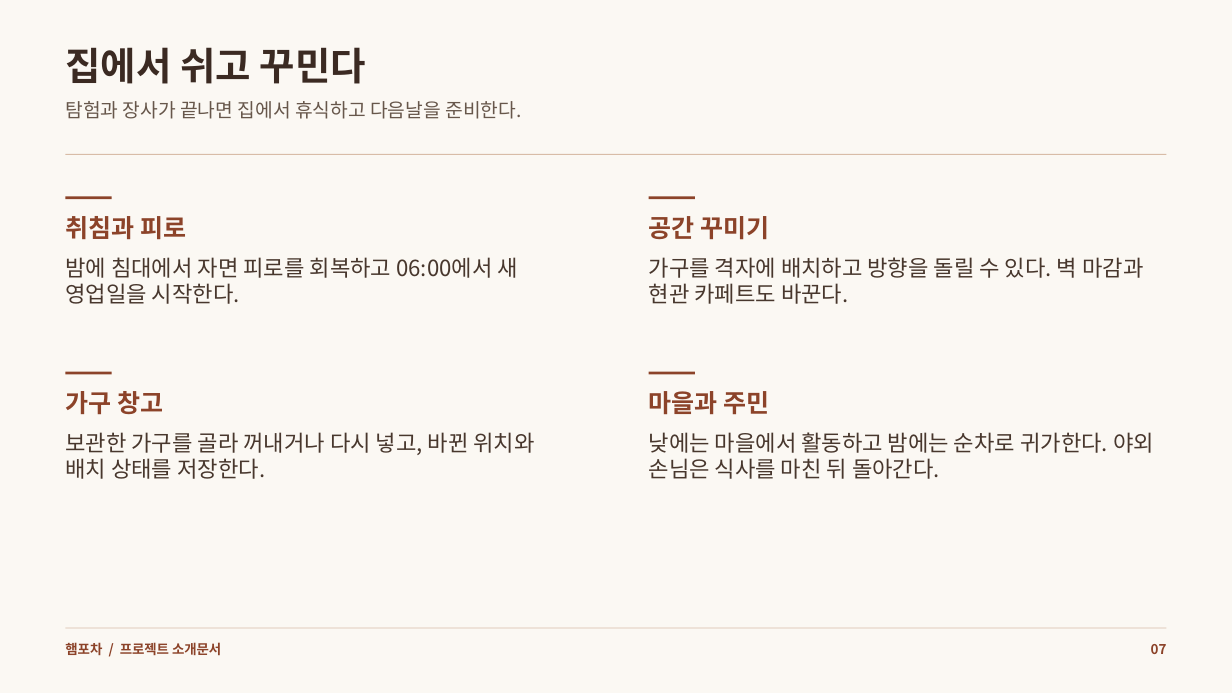
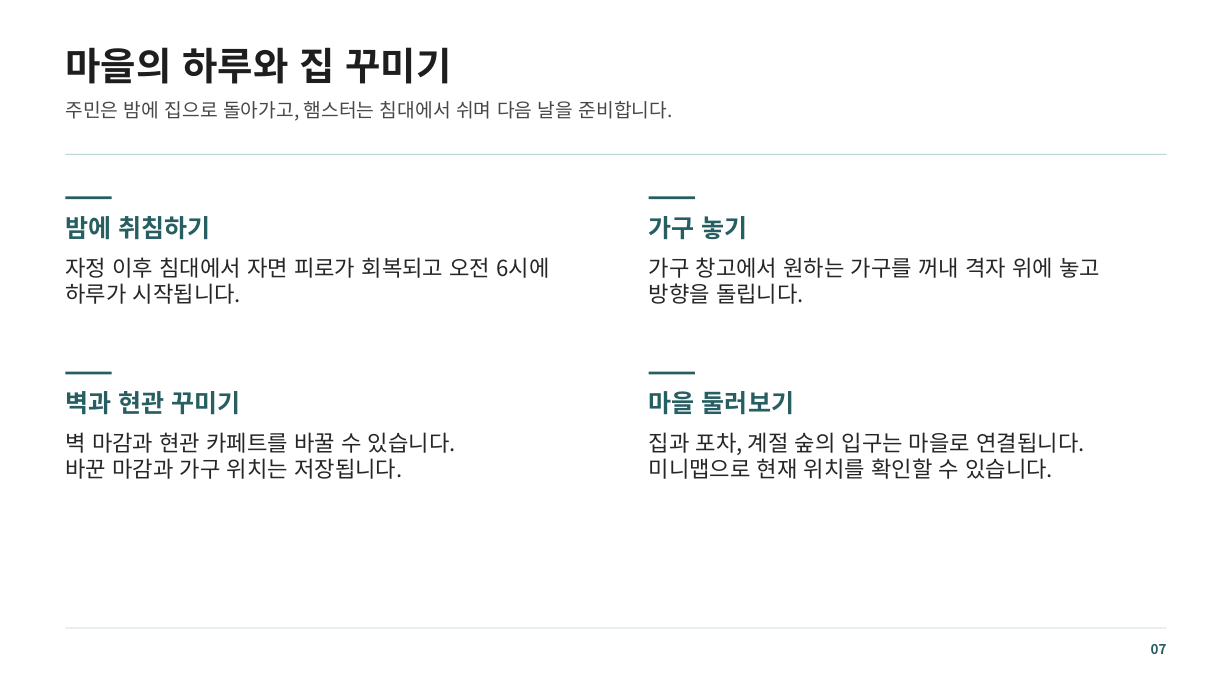
Before and after one commit to mjoon31/mjoon31, a slide deck: slide 7 of docs/assets/resources/ham-pocha/introduction.pptx. Drawn at 1232x693 pixels with LibreOffice and Linux fonts; fonts in the diff are those of the drawing. Boxes give left, top, right and bottom in pixels: in the first picture for what was removed or moved away, otherwise in the second. Text is boxed around its words. In the diff, an @@ line names an element or a change of style, - is before the commit and + after.

```diff
--- a/docs/assets/resources/ham-pocha/introduction.pptx
+++ b/docs/assets/resources/ham-pocha/introduction.pptx
@@ background #FBF8F3 to #FFFFFF @@
@@ text at (65, 47, 452, 84): text changed; text colour #3B2A22 to #1E1E1E @@
-집에서 쉬고 꾸민다
+마을의 하루와 집 꾸미기
@@ text at (65, 101, 673, 121): text changed; text colour #67574B to #484848 @@
-탐험과 장사가 끝나면 집에서 휴식하고 다음날을 준비한다.
+주민은 밤에 집으로 돌아가고, 햄스터는 침대에서 쉬며 다음 날을 준비합니다.
@@ rectangle at (66, 154, 1167, 155): fill #D8BCA7 to #BCD4D5 @@
@@ text at (65, 216, 211, 240): text changed; text colour #8C4329 to #265E62 @@
-취침과 피로
+밤에 취침하기
@@ text at (649, 216, 748, 240): text changed; text colour #8C4329 to #265E62 @@
-공간 꾸미기
+가구 놓기
@@ text at (65, 257, 550, 304): text changed; text colour #48372D to #262626 @@
-밤에 침대에서 자면 피로를 회복하고 06:00에서 새 영업일을 시작한다.
+자정 이후 침대에서 자면 피로가 회복되고 오전 6시에 하루가 시작됩니다.
@@ text at (649, 257, 1100, 304): text changed; text colour #48372D to #262626 @@
-가구를 격자에 배치하고 방향을 돌릴 수 있다. 벽 마감과 현관 카페트도 바꾼다.
+가구 창고에서 원하는 가구를 꺼내 격자 위에 놓고 방향을 돌립니다.
@@ fill #8C4329 to #265E62 in 4 elements at (66, 196, 112, 199), (649, 196, 695, 199), (66, 372, 112, 374), (649, 372, 695, 374) @@
@@ text at (65, 391, 241, 415): text changed; text colour #8C4329 to #265E62 @@
-가구 창고
+벽과 현관 꾸미기
@@ text at (649, 391, 794, 415): text changed; text colour #8C4329 to #265E62 @@
-마을과 주민
+마을 둘러보기
@@ text at (65, 432, 456, 479): text changed; text colour #48372D to #262626 @@
-보관한 가구를 골라 꺼내거나 다시 넣고, 바뀐 위치와 배치 상태를 저장한다.
+벽 마감과 현관 카페트를 바꿀 수 있습니다.
+바꾼 마감과 가구 위치는 저장됩니다.
@@ text at (649, 432, 1085, 479): text changed; text colour #48372D to #262626 @@
-낮에는 마을에서 활동하고 밤에는 순차로 귀가한다. 야외 손님은 식사를 마친 뒤 돌아간다.
+집과 포차, 계절 숲의 입구는 마을로 연결됩니다.
+미니맵으로 현재 위치를 확인할 수 있습니다.
@@ rectangle at (66, 628, 1167, 628): fill #D8BCA7 to #BCD4D5 @@
@@ text removed at (65, 642, 221, 656) @@
-햄포차 / 프로젝트 소개문서
@@ text "07" at (1151, 644, 1167, 654): text colour #8C4329 to #265E62 @@
```
Also in this commit, not shown: 8 other slides changed, 28 other files.
